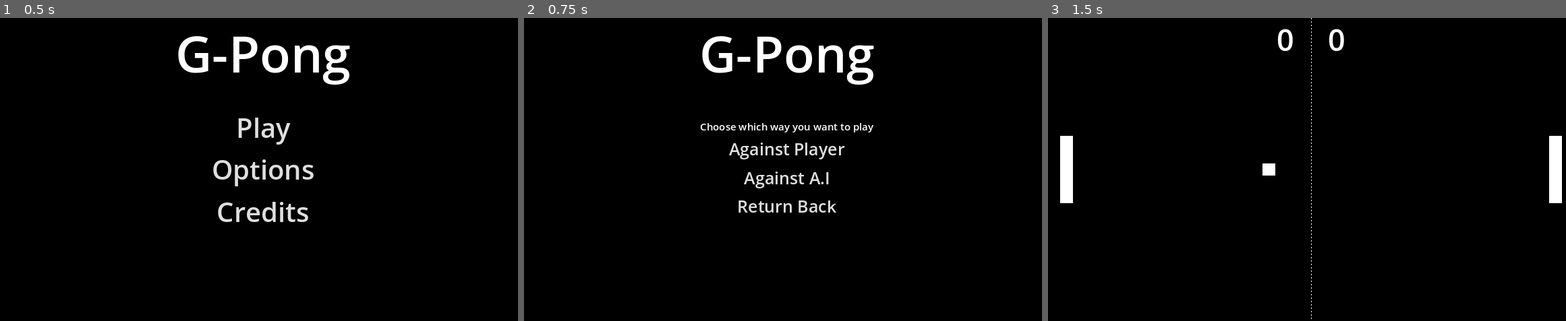
Above: before the commit, frames 1-3 (left to right).
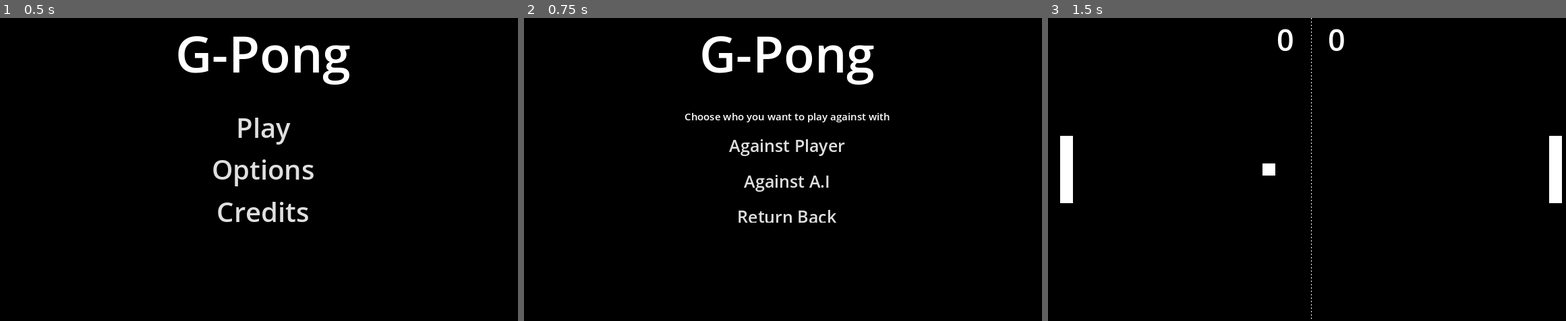
Above: after the commit, the same moments.

Repository: SimoneStarace/G-Pong
Game: Godot game, scene res://scenes/ui/menus/start_menu.tscn
Same seed, same stepped clock (60 frames per second), same inputs: the game is played once before the commit and once after it.
Inputs:
- Up to frame 1 (0.5 s): no input
- Up to frame 2 (0.75 s): click "Play" at 0.5 s
- Up to frame 3 (1.5 s): click "Against Player" at 1.25 s

Frame 1 is identical in both runs. In frame 2, 2.3% of the frame differs, in the area x 31-71%, y 31-68%; in frame 3, nothing differs.

Commit message:
Change text in start menu

Diff:
--- a/scenes/ui/menus/start_menu.tscn
+++ b/scenes/ui/menus/start_menu.tscn
@@ -90,10 +90,11 @@
 offset_bottom = 20.0
 grow_horizontal = 2
 grow_vertical = 2
+theme_override_constants/separation = 20
 
 [node name="Label" type="Label" parent="ChooseContainer"]
 layout_mode = 2
-text = "Choose which way you want to play"
+text = "Choose who you want to play against with"
 label_settings = SubResource("LabelSettings_hf3d4")
 horizontal_alignment = 1
 
